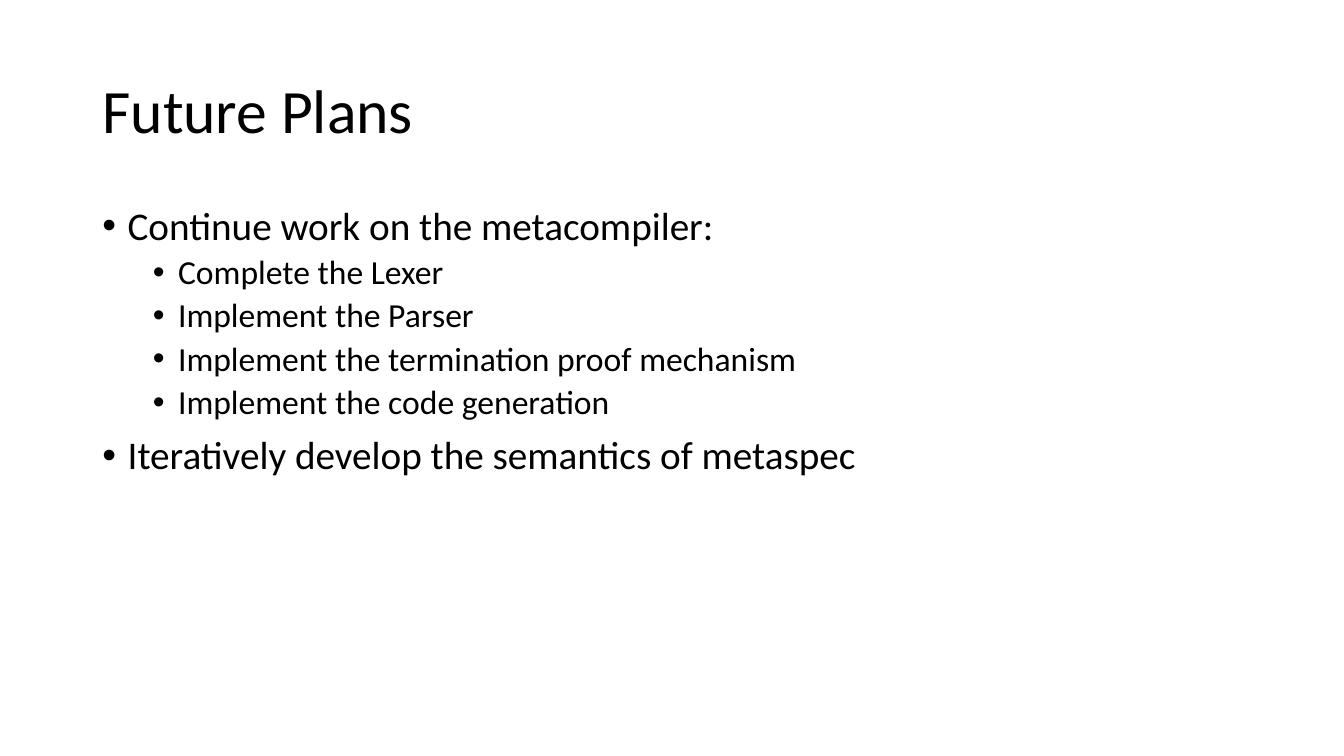
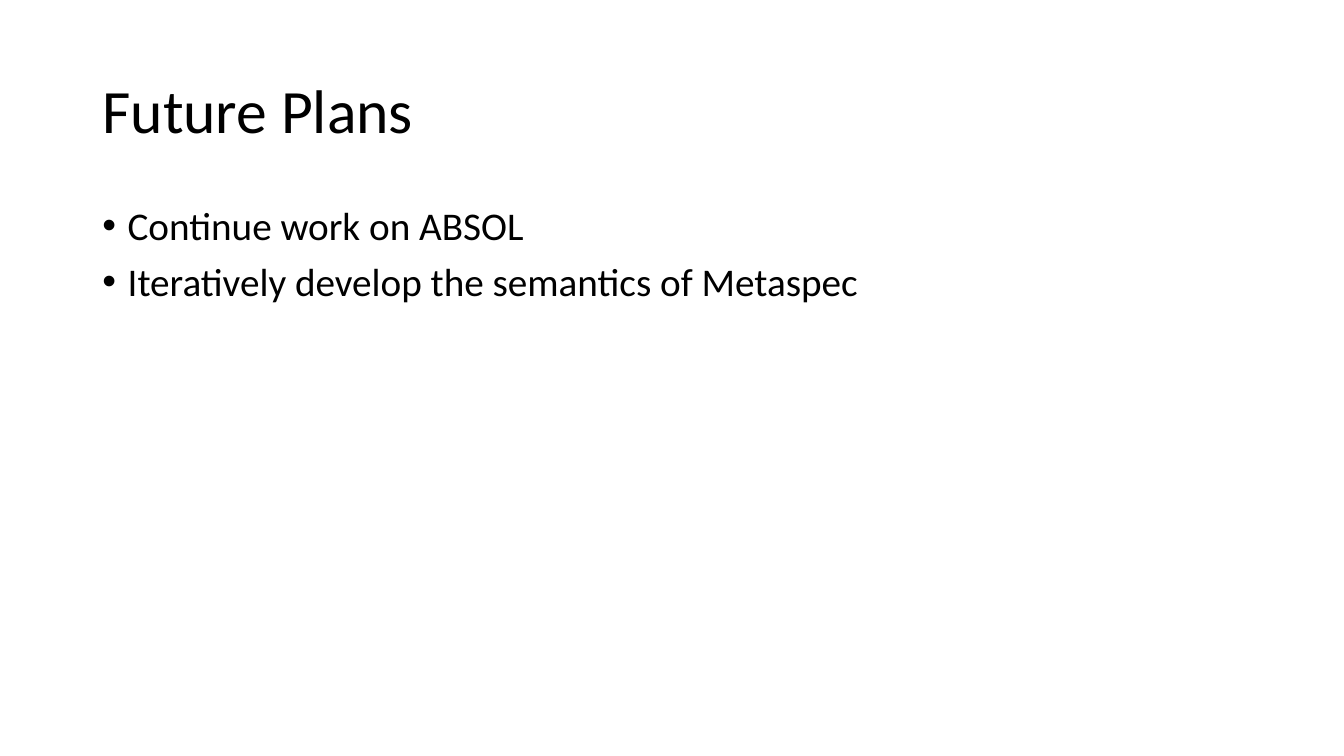
Before and after one commit to iamrecursion/absol, a slide deck: slide 9 of doc/demonstration_of_progress/ABSOL.pptx. Drawn at 1344x756 pixels with LibreOffice and Linux fonts; fonts in the diff are those of the drawing; background and template pictures are left out. Boxes give left, top, right and bottom in pixels: in the first picture for what was removed or moved away, otherwise in the second. Text is boxed around its words. In the diff, an @@ line names an element or a change of style, - is before the commit and + after.

```diff
--- a/doc/demonstration_of_progress/ABSOL.pptx
+++ b/doc/demonstration_of_progress/ABSOL.pptx
@@ text at (x1=128, y1=212, x2=858, y2=303): text changed; size 24 to 28 pt @@
-• Continue work on the metacompiler:
-  • Complete the Lexer
-  • Implement the Parser
-  • Implement the termination proof mechanism
-  • Implement the code generation
-• Iteratively develop the semantics of metaspec
+• Continue work on ABSOL
+• Iteratively develop the semantics of Metaspec
```
Also in this commit, not shown: 4 other slides changed, 1 other file.
